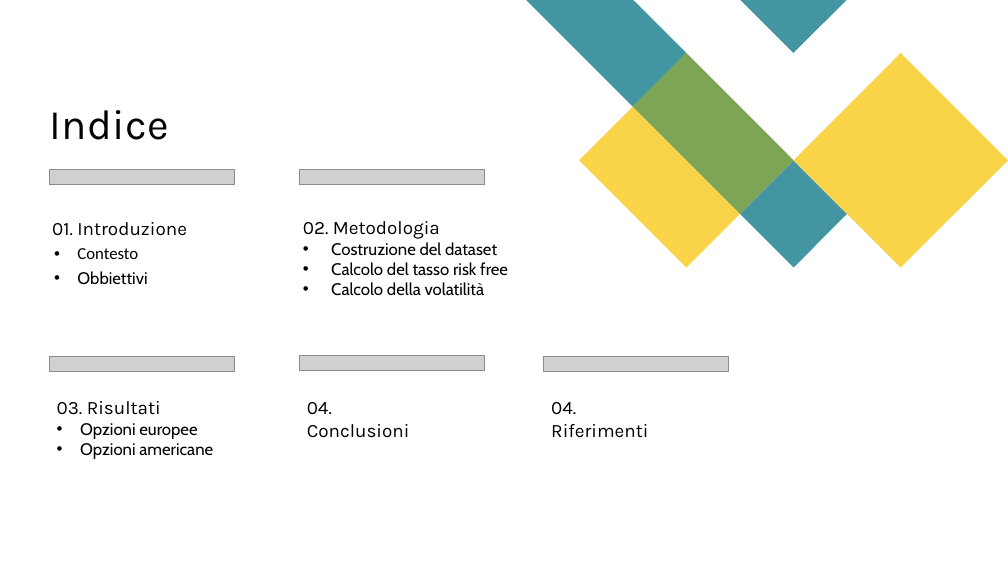
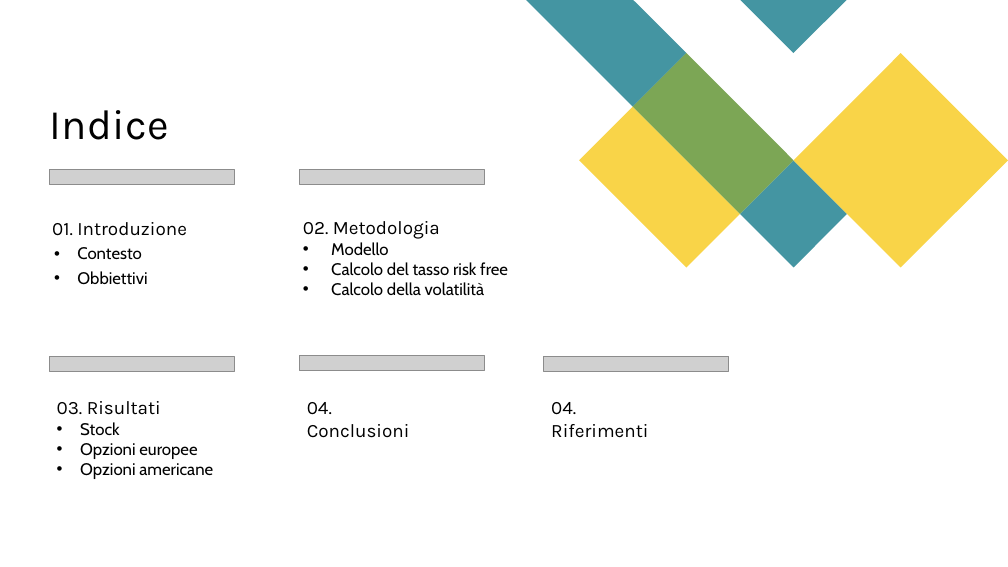
Before and after one commit to matteo-conti-97/MPSMF_Project, a slide deck: slide 2 of presentazione.pptx. Drawn at 1008x567 pixels with LibreOffice and Linux fonts; fonts in the diff are those of the drawing; grey boxes stand for pictures. Boxes give left, top, right and bottom in pixels: in the first picture for what was removed or moved away, otherwise in the second. Text is boxed around its words. In the diff, an @@ line names an element or a change of style, - is before the commit and + after.

```diff
--- a/presentazione.pptx
+++ b/presentazione.pptx
@@ text at bbox=[77, 247, 141, 260]: font Calibri to Cabin in "Contesto" @@
@@ text at bbox=[331, 242, 388, 255]: text changed @@
-• Costruzione del dataset
+• Modello
@@ text at bbox=[80, 422, 119, 436]: paragraph added @@
+• Stock
```
Also in this commit, not shown: 1 other slide changed, 2 slides added, 2 slides removed.
